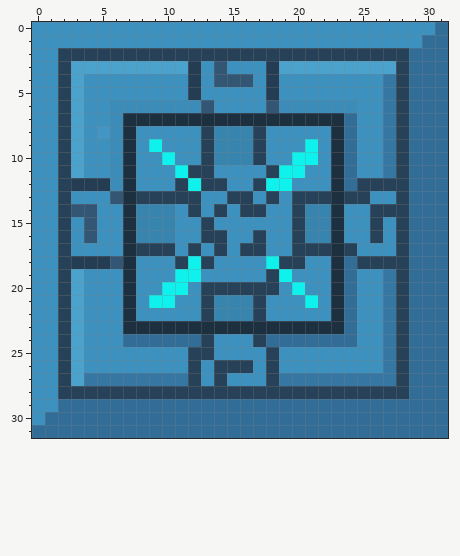
A pixel-art sprite gets an edit: sprites/big_base/big_base_icon.png. Above is the file before it was changed.
The file is 32x32 pixels. Colours within 5 levels of each other are drawn and written as one.
The result:
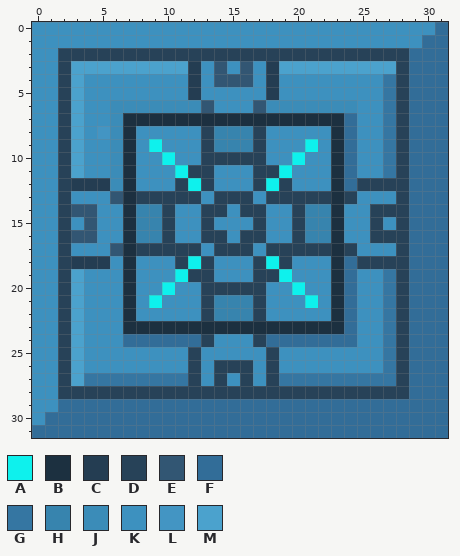
Palette (. is transparent): A #0ef1ed  B #1c3040  C #243d52  D #274258  E #325673  F #326d98  G #3576a2  H #3784ae  J #3b8cb8  K #3d91bf  L #4395c3  M #4ba2cd
The exact change:
Changed rows in their new state; - is an unchanged pixel.
first column x 16:
 3 E--
 6 -EJ
first column x 3:
10 -----------DDD----K------
11 --------------D--K-------
12 -----------K----D--------
13 -----------D----D-----K--
14 -------D-KD--------------
15 -------D------D----------
16 E------D-----D----------D
17 ---E----D---D-KDD--------
18 ---K----------D--K-------
19 ---------DD---D----------
20 --------K------K---------
21 -------K-----------------
first column x 13:
25 K---
27 ---D
Where, in picture pixels (left, top, right, bottom), the same in both pictures:
changed: (71, 61, 396, 386)
